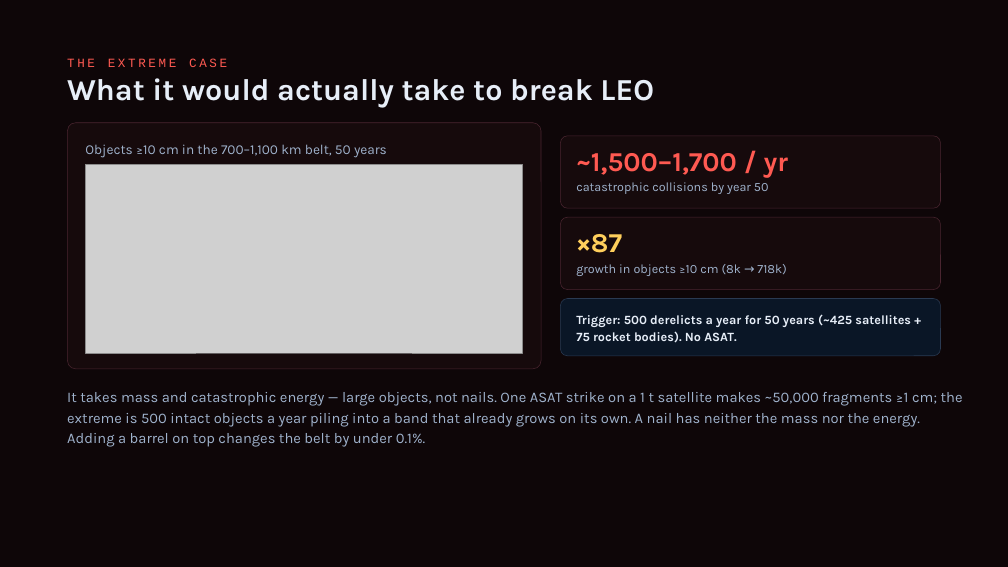
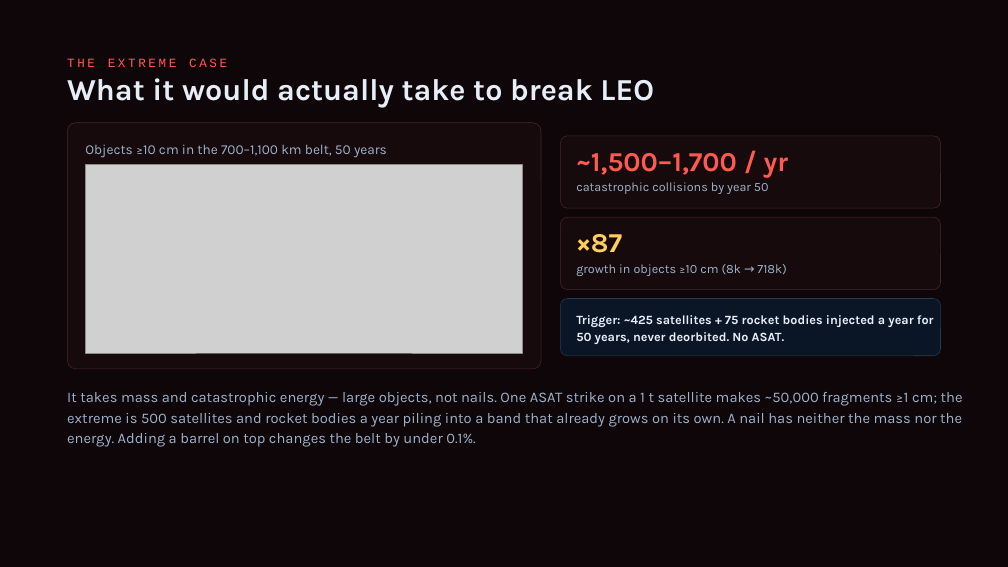
Before and after one commit to TimKadyrov/DebrisCascade, a slide deck: slide 16 of Barrel of Nails — Kessler Study.pptx. Drawn at 1008x567 pixels with LibreOffice and Linux fonts; fonts in the diff are those of the drawing; grey boxes stand for pictures. Boxes give left, top, right and bottom in pixels: in the first picture for what was removed or moved away, otherwise in the second. Text is boxed around its words. In the diff, an @@ line names an element or a change of style, - is before the commit and + after.

```diff
--- a/Barrel of Nails — Kessler Study.pptx
+++ b/Barrel of Nails — Kessler Study.pptx
@@ text at [576,315,934,344]: text changed @@
-Trigger: 500 derelicts a year for 50 years (~425 satellites + 75 rocket bodies). No ASAT.
+Trigger: ~425 satellites + 75 rocket bodies injected a year for 50 years, never deorbited. No ASAT.
@@ text at [67,392,963,447]: text changed @@
-It takes mass and catastrophic energy — large objects, not nails. One ASAT strike on a 1 t satellite makes ~50,000 fragments ≥1 cm; the extreme is 500 intact objects a year piling into a band that already grows on its own. A nail has neither the mass nor the energy. Adding a barrel on top changes the belt by under 0.1%.
+It takes mass and catastrophic energy — large objects, not nails. One ASAT strike on a 1 t satellite makes ~50,000 fragments ≥1 cm; the extreme is 500 satellites and rocket bodies a year piling into a band that already grows on its own. A nail has neither the mass nor the energy. Adding a barrel on top changes the belt by under 0.1%.
```
Also in this commit, not shown: 6 other slides changed, 9 other files.
